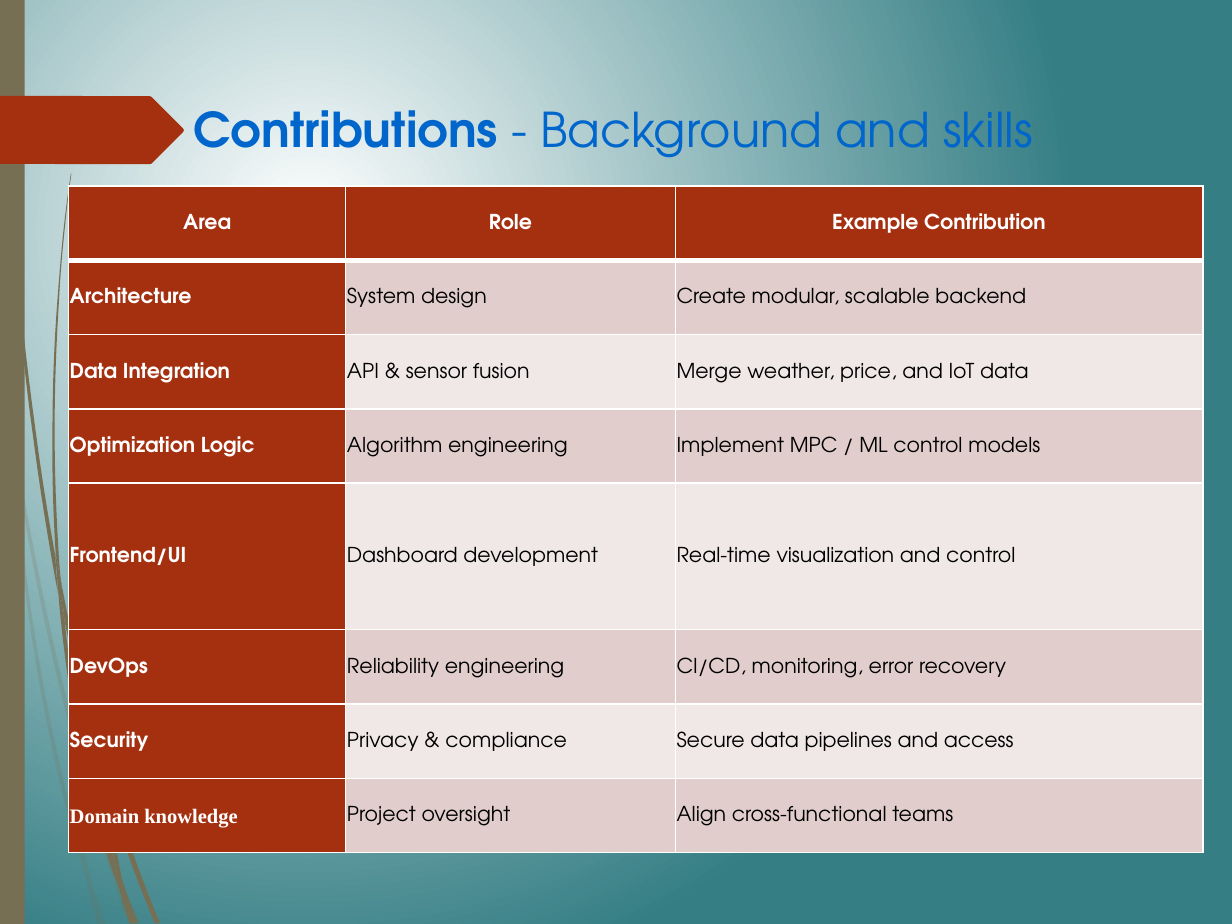
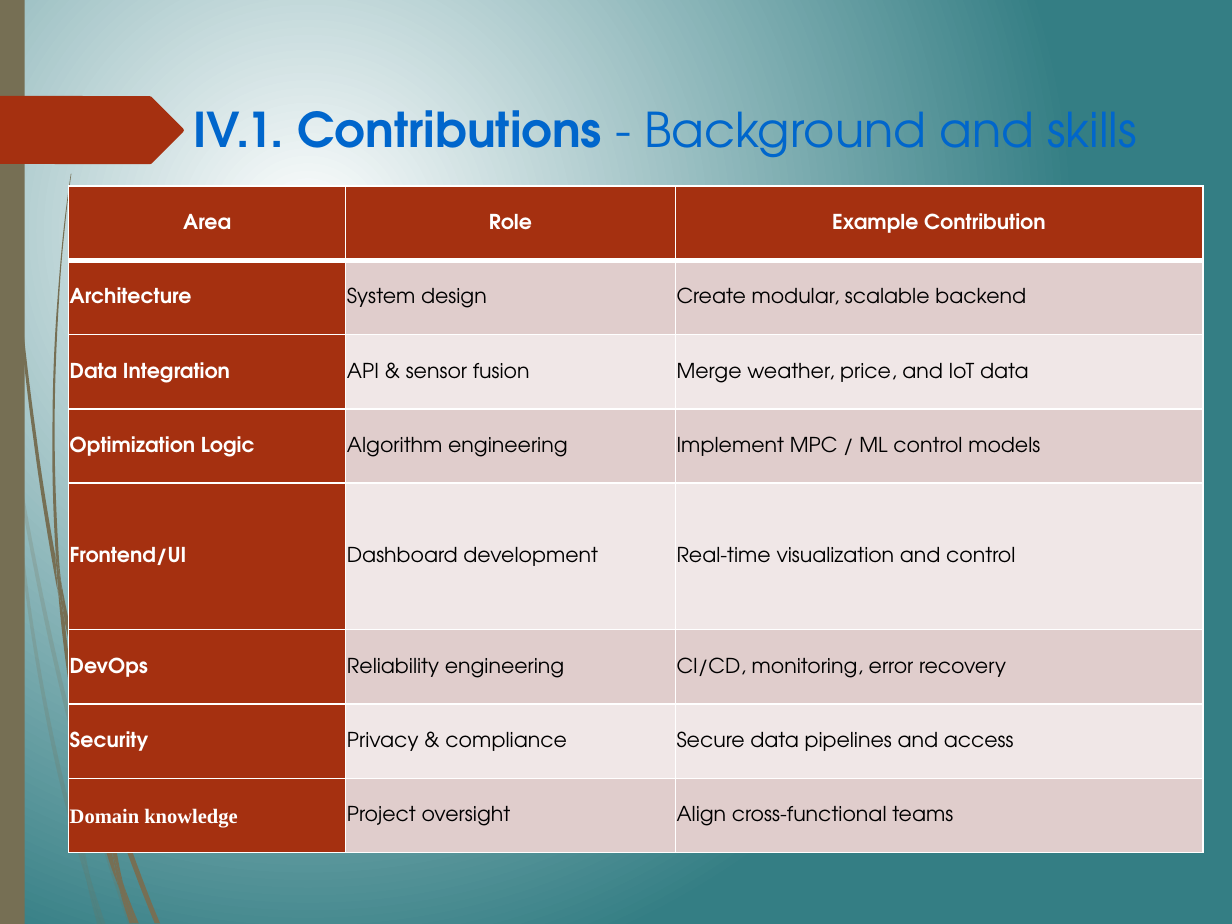
Before and after one commit to thanqminh/thanqminh.com, a slide deck: slide 15 of files/minh.pptx (slide 14 before the commit). Drawn at 1232x924 pixels with LibreOffice and Linux fonts; fonts in the diff are those of the drawing. Boxes give left, top, right and bottom in pixels: in the first picture for what was removed or moved away, otherwise in the second. Text is boxed around its words. In the diff, an @@ line names an element or a change of style, - is before the commit and + after.

```diff
--- a/files/minh.pptx
+++ b/files/minh.pptx
@@ text at <box>194,98,1034,170</box>: text changed @@
-Contributions - Background and skills
+IV.1. Contributions - Background and skills
```
Also in this commit, not shown: 11 other slides changed, 1 slide added.
